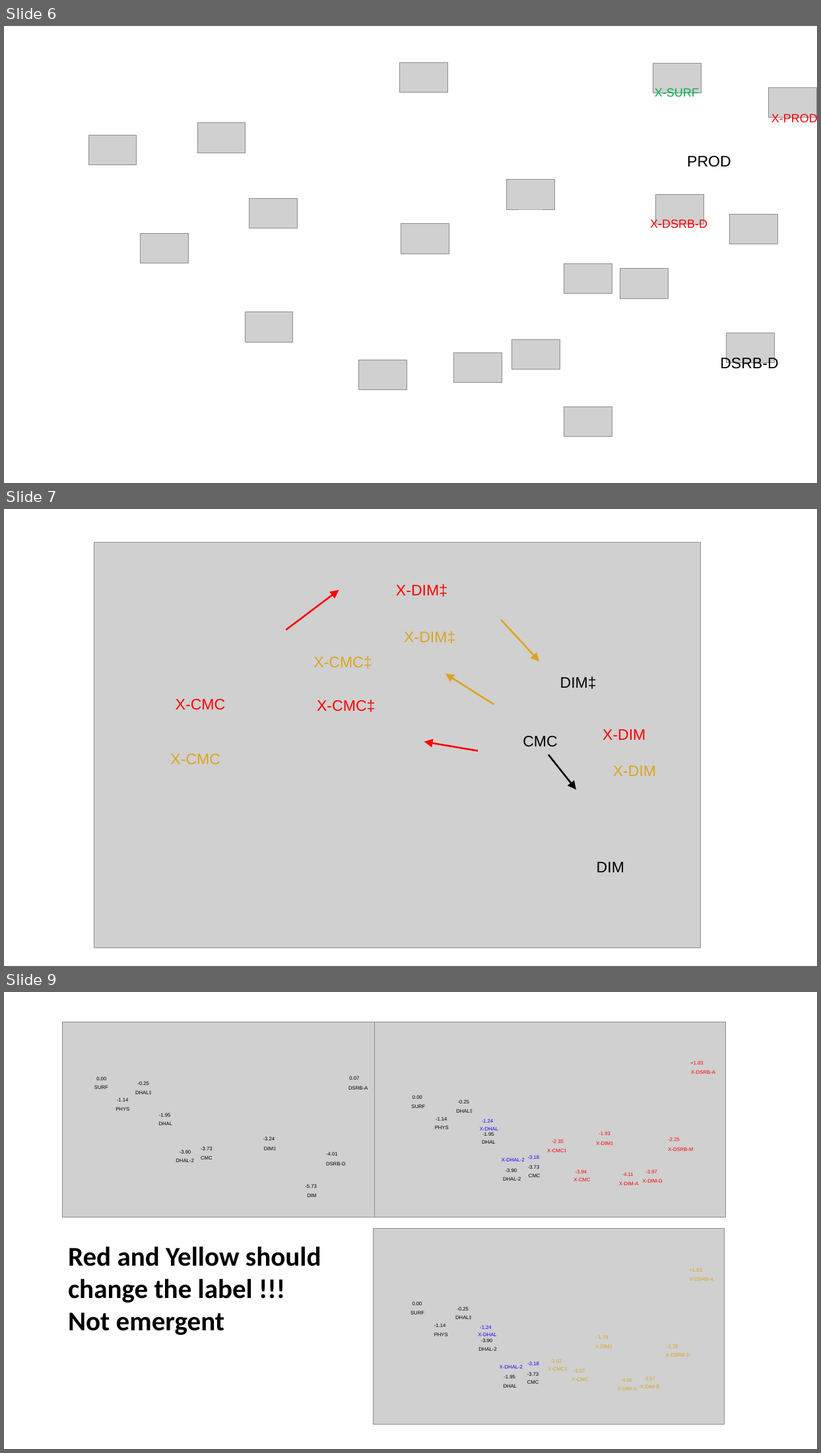
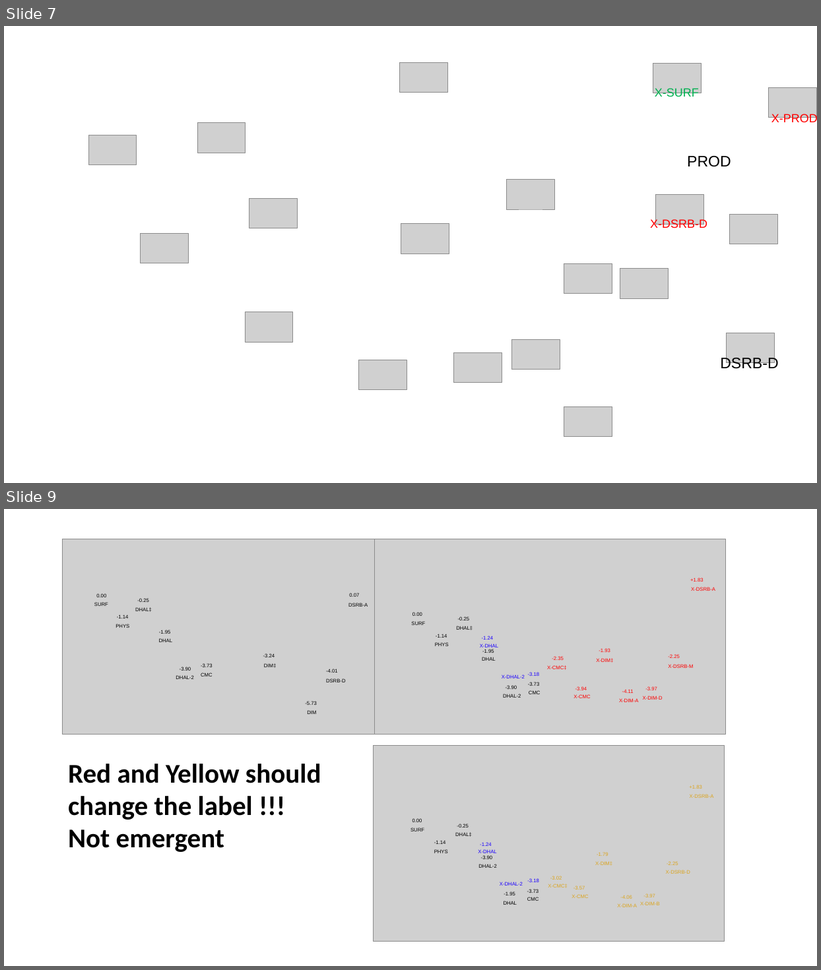
Before and after one commit to rzk1/ullmann, a slide deck: EnergyFile.pptx. Shown one above the other, each under a label of ours: slides 6, 7 and 9 before the commit, slides 7 and 9 after it; the slides between them are not shown. The pictures are 821x1453 and 821x970 pixels, drawn with LibreOffice and Linux fonts; fonts in the diff are those of the drawing; grey boxes stand for pictures; background and template pictures are left out. Boxes give left, top, right and bottom in pixels: in the first picture for what was removed or moved away, otherwise in the second. Text is boxed around its words. In the diff, an @@ line names an element or a change of style, - is before the commit and + after.

```diff
--- a/EnergyFile.pptx
+++ b/EnergyFile.pptx
@@ slide 7 removed at [4,509,817,966], background #FFFFFF @@
@@ group removed at [94,543,700,948]: 11 texts, 5 arrows, 1 picture @@
-DIM‡
-DIM
-X-CMC‡
-X-CMC
-X-DIM
-X-DIM‡
-X-CMC
-X-CMC‡
-CMC
-X-DIM
-X-DIM‡
@@ what was slide 6 is now slide 7 @@
```
Also in this commit, not shown: 1 slide changed, 1 slide added, 4 other files.
